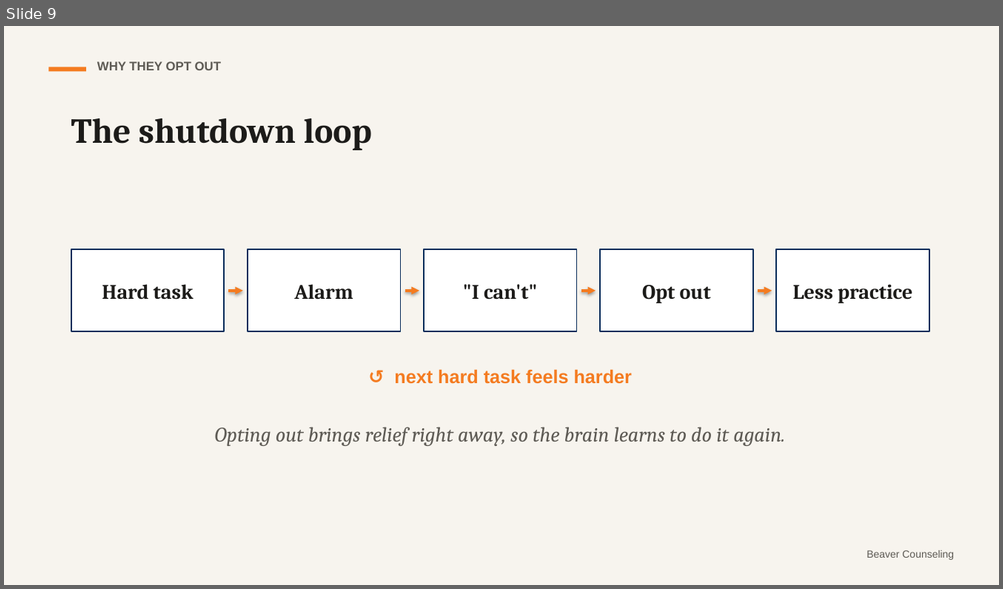
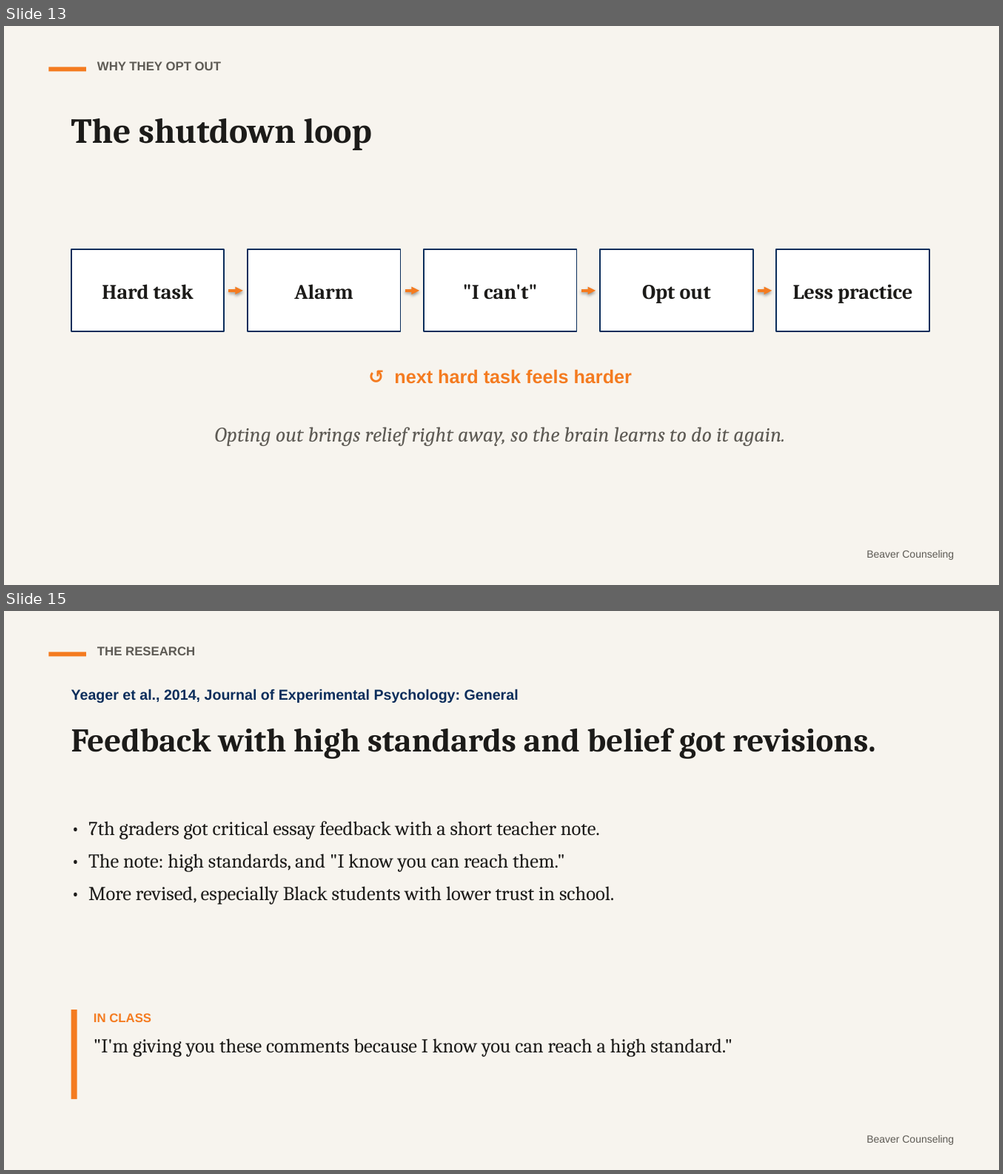
Before and after one commit to rmwtoolkit/bcds-toolkit, a slide deck: decks/stretch-not-strain-lesson-v2.pptx. Shown one above the other, each under a label of ours: slide 9 before the commit, slides 13 and 15 after it; the slides between them are not shown. The pictures are 1003x589 and 1003x1174 pixels, drawn with LibreOffice and Linux fonts; fonts in the diff are those of the drawing. Boxes give left, top, right and bottom in pixels: in the first picture for what was removed or moved away, otherwise in the second. Text is boxed around its words. In the diff, an @@ line names an element or a change of style, - is before the commit and + after.

```diff
--- a/decks/stretch-not-strain-lesson-v2.pptx
+++ b/decks/stretch-not-strain-lesson-v2.pptx
@@ slide 15 added at [4, 611, 999, 1170], background #F7F4EE @@
@@ rectangle added at [48, 652, 86, 657], fill #F47B20 @@
@@ text added at [97, 647, 195, 655], 12 pt, text #5D5A54, bold @@
+THE RESEARCH
@@ text added at [71, 689, 518, 703], 14 pt, text #0B2D5B, bold @@
+Yeager et al., 2014, Journal of Experimental Psychology: General
@@ text added at [71, 728, 876, 759], 32 pt, text #1C1B19, bold @@
+Feedback with high standards and belief got revisions.
@@ text added at [88, 821, 614, 905], 19 pt, text #1C1B19 @@
+• 7th graders got critical essay feedback with a short teacher note.
+• The note: high standards, and "I know you can reach them."
+• More revised, especially Black students with lower trust in school.
@@ rectangle added at [71, 1010, 77, 1099], fill #F47B20 @@
@@ text added at [94, 1014, 732, 1057], 19 pt, text #1C1B19 @@
+IN CLASS
+"I'm giving you these comments because I know you can reach a high standard."
@@ text added at [866, 1136, 953, 1145], 10 pt, text #5D5A54 @@
+Beaver Counseling
@@ what was slide 9 is now slide 13 @@
```
Also in this commit, not shown: 9 slides changed, 7 other slides added, 2 slides removed, 20 other files.
